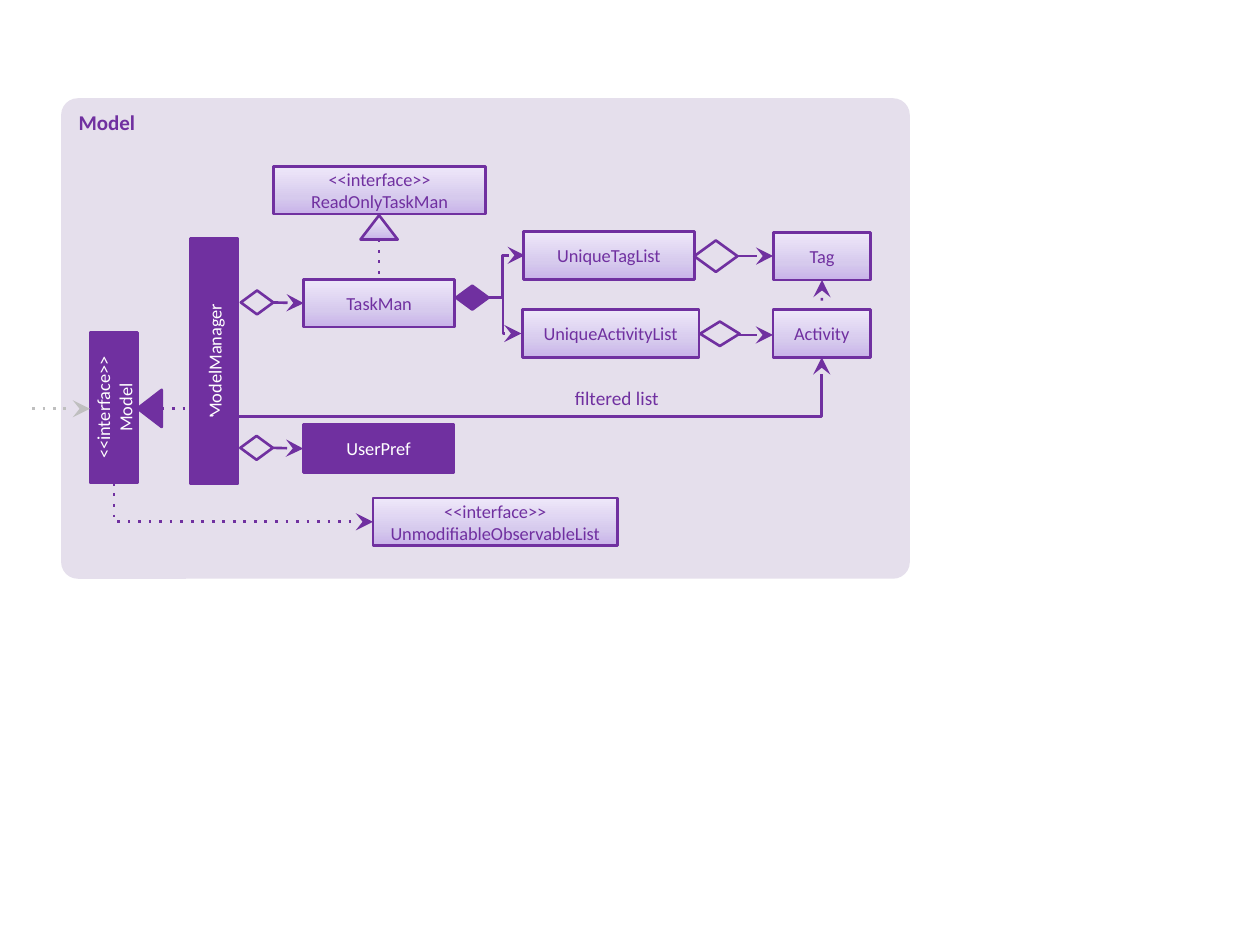
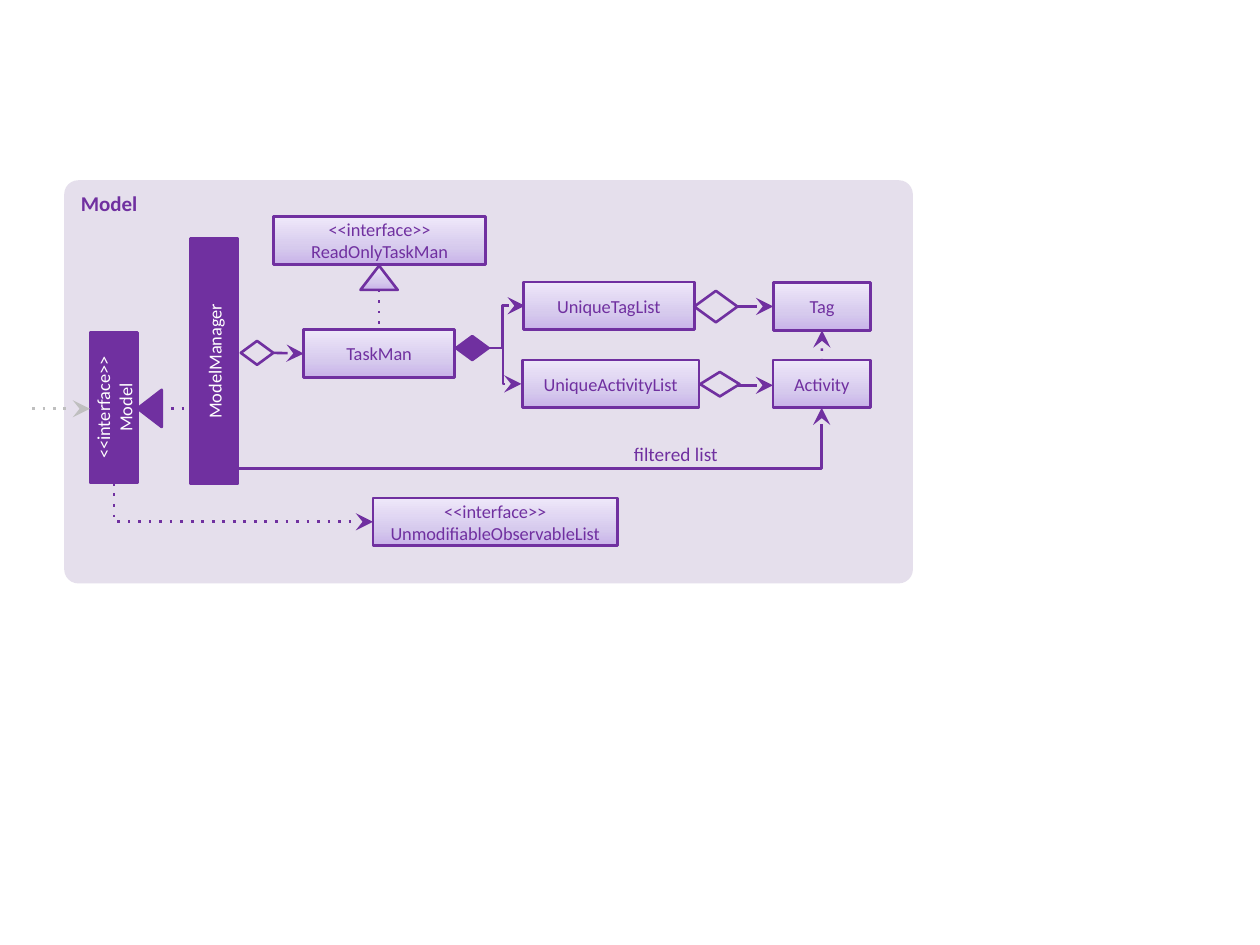
Before and after one commit to CS2103AUG2016-W10-C1/addressbook-level4, a slide deck: slide 9 of docs/diagrams/Diagrams.pptx. Drawn at 1260x945 pixels with LibreOffice and Linux fonts; fonts in the diff are those of the drawing. Boxes give left, top, right and bottom in pixels: in the first picture for what was removed or moved away, otherwise in the second. Text is boxed around its words. In the diff, an @@ line names an element or a change of style, - is before the commit and + after.

```diff
--- a/docs/diagrams/Diagrams.pptx
+++ b/docs/diagrams/Diagrams.pptx
@@ rounded rectangle "Model": place and size @@
-rounded rectangle "Model" at box(62, 98, 911, 578)
+rounded rectangle "Model" at box(64, 180, 914, 583)
@@ 6 rectangles, 4 diamonds, 4 elbow arrows, 2 arrows, 1 elbow line, 1 triangle: place and size @@
-6 rectangles, 4 diamonds, 4 elbow arrows, 2 arrows, 1 elbow line, 1 triangle at box(241, 166, 871, 358)
+6 rectangles, 4 diamonds, 4 elbow arrows, 2 arrows, 1 elbow line, 1 triangle at box(241, 217, 871, 408)
@@ elbow arrow moved from (214, 484) - (822, 358) to (214, 484) - (822, 408) @@
@@ diamond removed at box(241, 436, 273, 460) @@
@@ arrow removed from (273, 447) to (304, 449) @@
@@ rectangle removed at box(304, 425, 455, 472) @@
-UserPref
@@ text "filtered list": place and size @@
-text "filtered list" at box(575, 391, 659, 405)
+text "filtered list" at box(634, 447, 718, 461)
```
Also in this commit, not shown: 2 other files.
